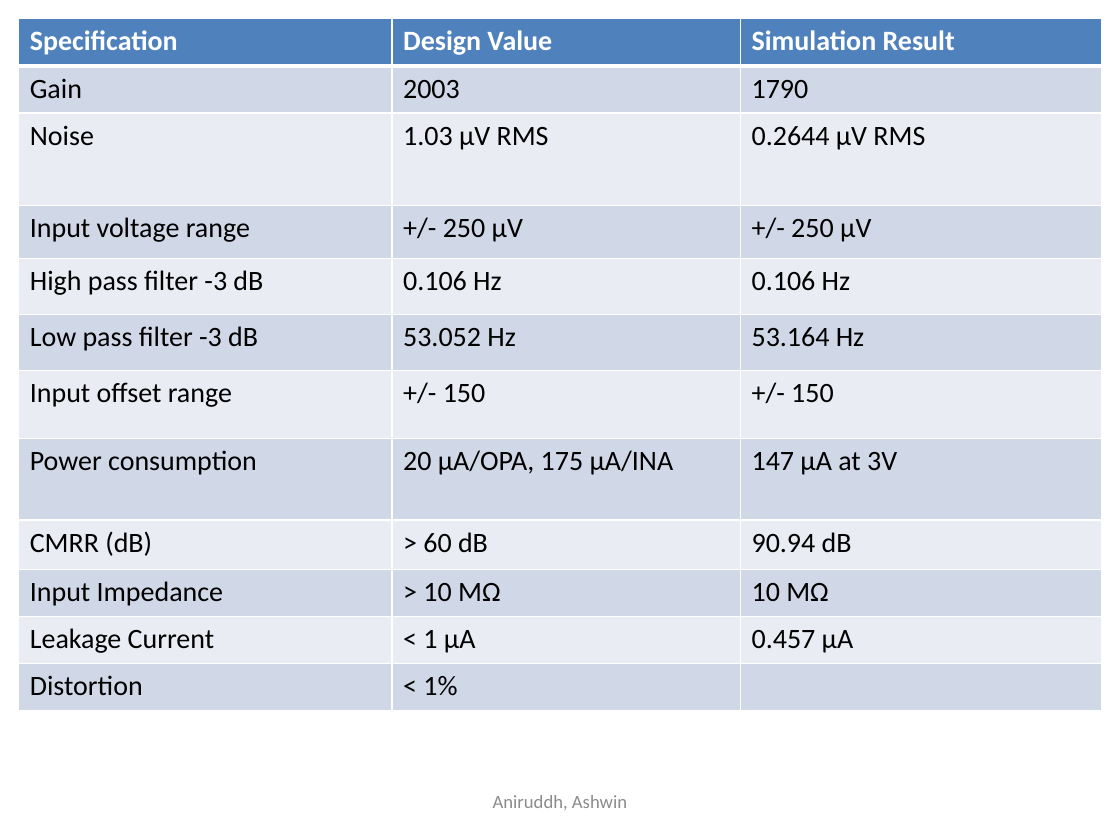
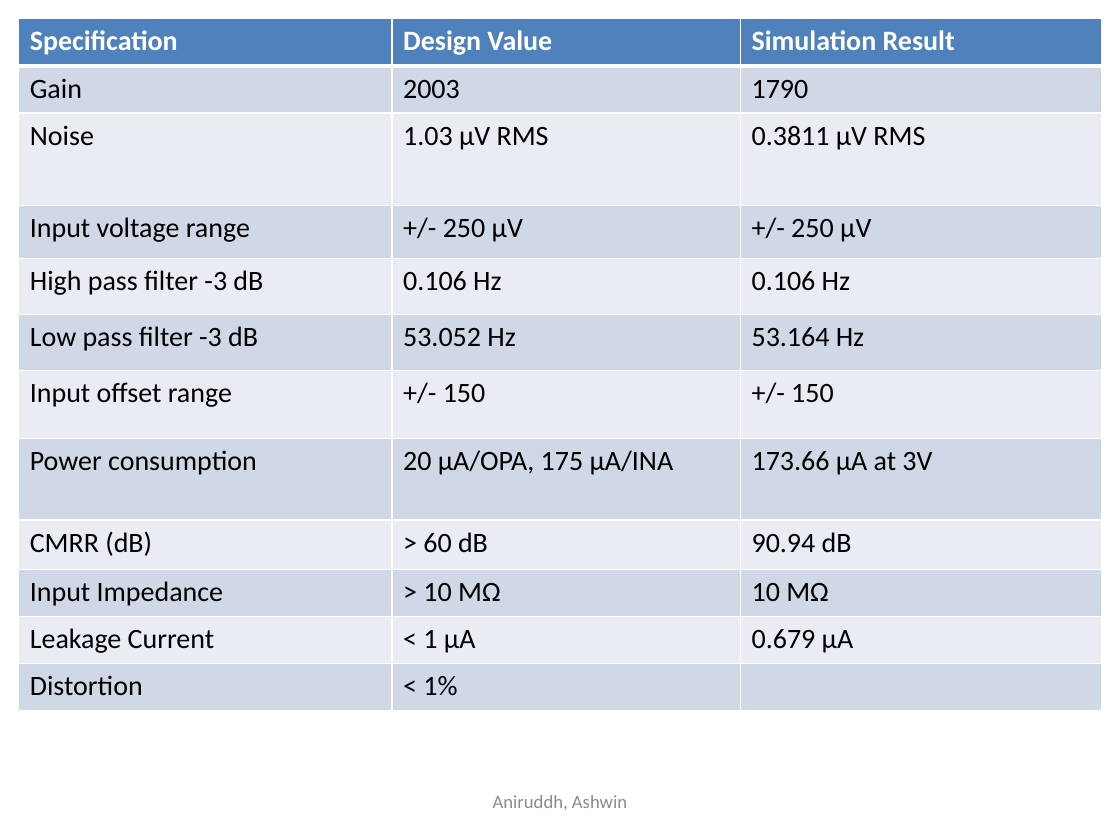
Before and after one commit to amarellapudi/EEG-Project, a slide deck: slide 9 of BME590 Design Review Aniruddh Ashwin.pptx. Drawn at 1120x840 pixels with LibreOffice and Linux fonts; fonts in the diff are those of the drawing. Boxes give left, top, right and bottom in pixels: in the first picture for what was removed or moved away, otherwise in the second. Text is boxed around its words. In the diff, an @@ line names an element or a change of style, - is before the commit and + after.

```diff
--- a/BME590 Design Review Aniruddh Ashwin.pptx
+++ b/BME590 Design Review Aniruddh Ashwin.pptx
@@ table at bbox=[19, 19, 1101, 711] @@
-row 3, column 3: 0.2644 µV RMS
+row 3, column 3: 0.3811 µV RMS
-row 8, column 3: 147 µA at 3V
+row 8, column 3: 173.66 µA at 3V
-row 11, column 3: 0.457 µA
+row 11, column 3: 0.679 µA
```
Also in this commit, not shown: 19 other files.
